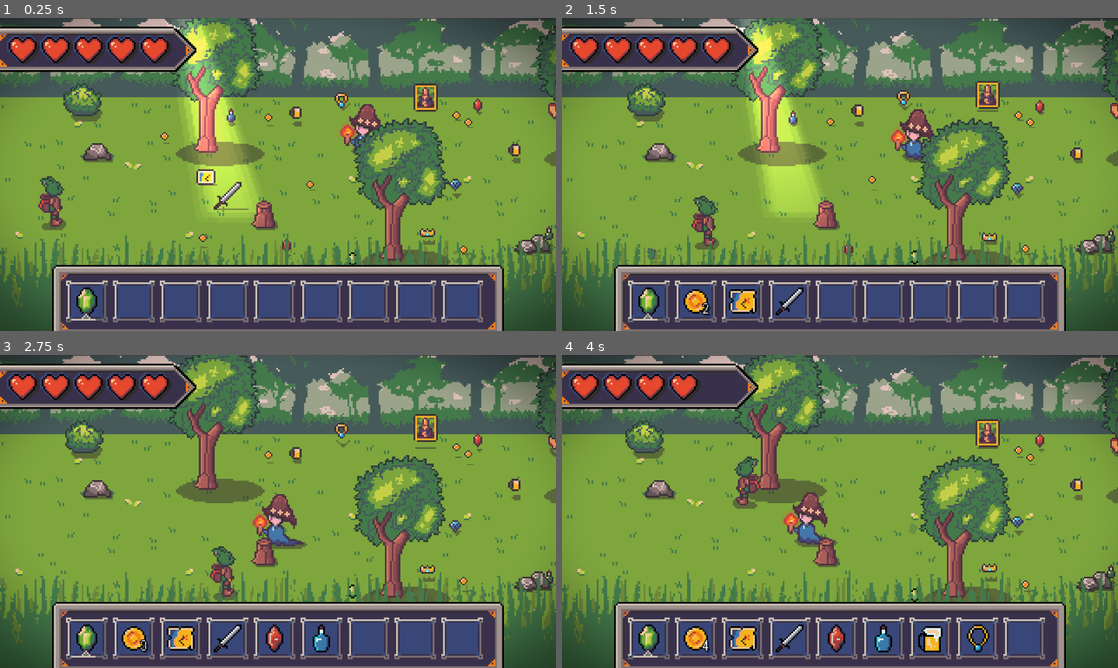
Above: before the commit, frames 1-4 (two rows, left to right).
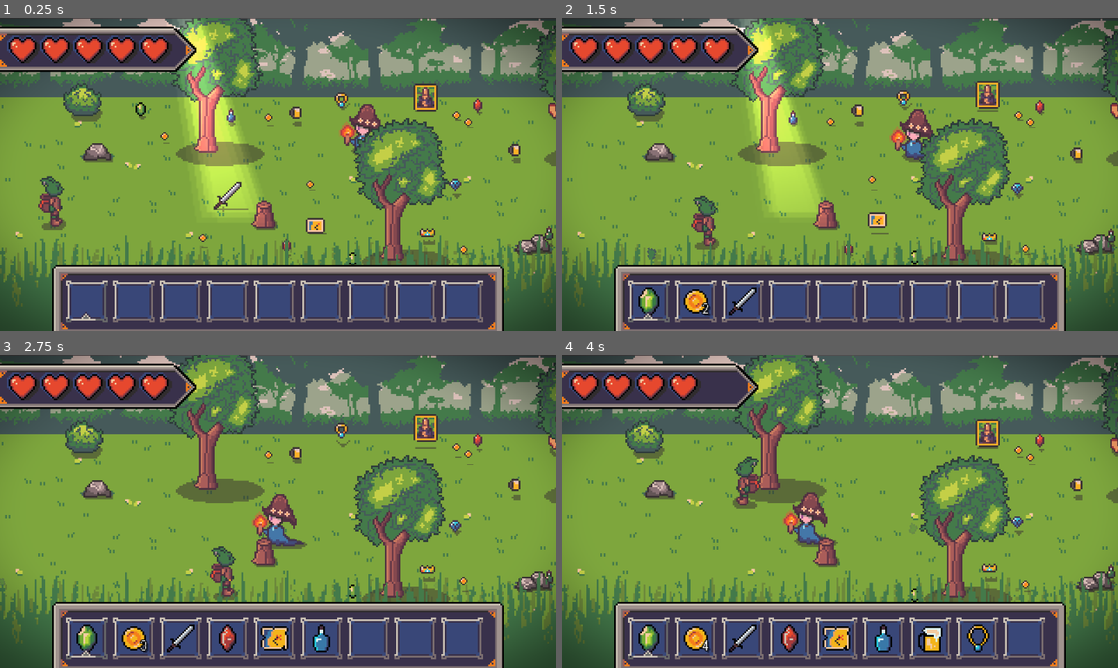
Above: after the commit, the same moments.

Repository: youkergav/Loot-Goblin
Game: Godot game, scene res://scenes/main.tscn
Two runs of this game, one before a commit and one after it. Both use one fixed random seed, a clock stepped at 60 frames per second and the inputs below.
Inputs:
- Up to frame 1 (0.25 s): no input
- Up to frame 2 (1.5 s): hold Right (ui_right) 0.53-1.28 s; hold Down (ui_down) from 1.28 s (still down)
- Up to frame 3 (2.75 s): release Down (ui_down) at 2.03 s; hold Right (ui_right) from 2.03 s (still down)
- Up to frame 4 (4 s): release Right (ui_right) at 2.78 s; hold Up (ui_up) 2.78-3.53 s; hold Left (ui_left) from 3.53 s (still down)

The runs differ from the first frame. In frame 1, 0.7% of the frame differs, in the area x 13-59%, y 26-96%; in frame 2, 0.7%; in frame 3, 1.0%, in the area x 30-52%, y 86-96%; in frame 4, 1.0%.

Commit message:
Minor bug fixes

Diff:
--- a/scenes/main.tscn
+++ b/scenes/main.tscn
@@ -395,7 +395,7 @@
 position = Vector2(582, -26)
 
 [node name="ItemEmerald" parent="World" instance=ExtResource("17_jscy8")]
-position = Vector2(63, -42)
+position = Vector2(81, -37)
 
 [node name="ItemEmerald2" parent="World" instance=ExtResource("17_jscy8")]
 position = Vector2(203, 49)
@@ -449,7 +449,7 @@
 position = Vector2(296, -12)
 
 [node name="ItemMap" parent="World" instance=ExtResource("26_qkpxi")]
-position = Vector2(119, 1)
+position = Vector2(182, 29)
 
 [node name="ItemPainting1" parent="World" instance=ExtResource("27_5q0nq")]
 position = Vector2(526, -35)
--- a/scenes/packed/characters/player.tscn
+++ b/scenes/packed/characters/player.tscn
@@ -161,7 +161,6 @@
 collision_mask = 8
 
 [node name="CollisionShape2D" type="CollisionShape2D" parent="ItemMagnetZone"]
-visible = false
 position = Vector2(0, -12)
 shape = SubResource("CircleShape2D_m6pdb")
 
--- a/scripts/characters/player.gd
+++ b/scripts/characters/player.gd
@@ -107,12 +107,12 @@
         sprite.play("idle2")
         shadow.play("idle2")
 
-        reduce_speed_by_percent(0.30)
+        reduce_speed_by_percent(0.25)
     else:
         sprite.play("idle3")
         shadow.play("idle3")
 
-        reduce_speed_by_percent(0.50)
+        reduce_speed_by_percent(0.45)
 
 func update_player_color() -> void:
     if equipped_item_data.is_equippable:
@@ -133,6 +133,9 @@
 
     #check if the new equipment is the same as the old
     if item_data == equipped_item_data:
+        return
+
+    if not item_data:
         return
 
     #start by clearing out the old equipment
